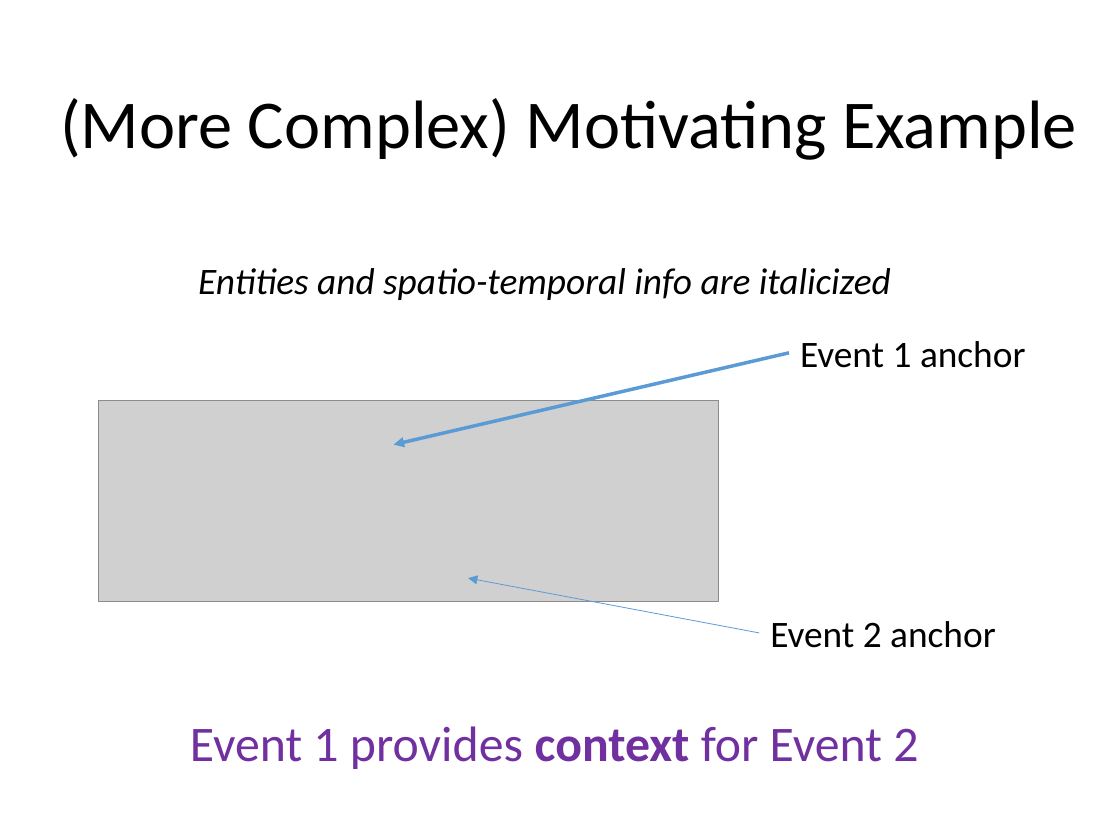
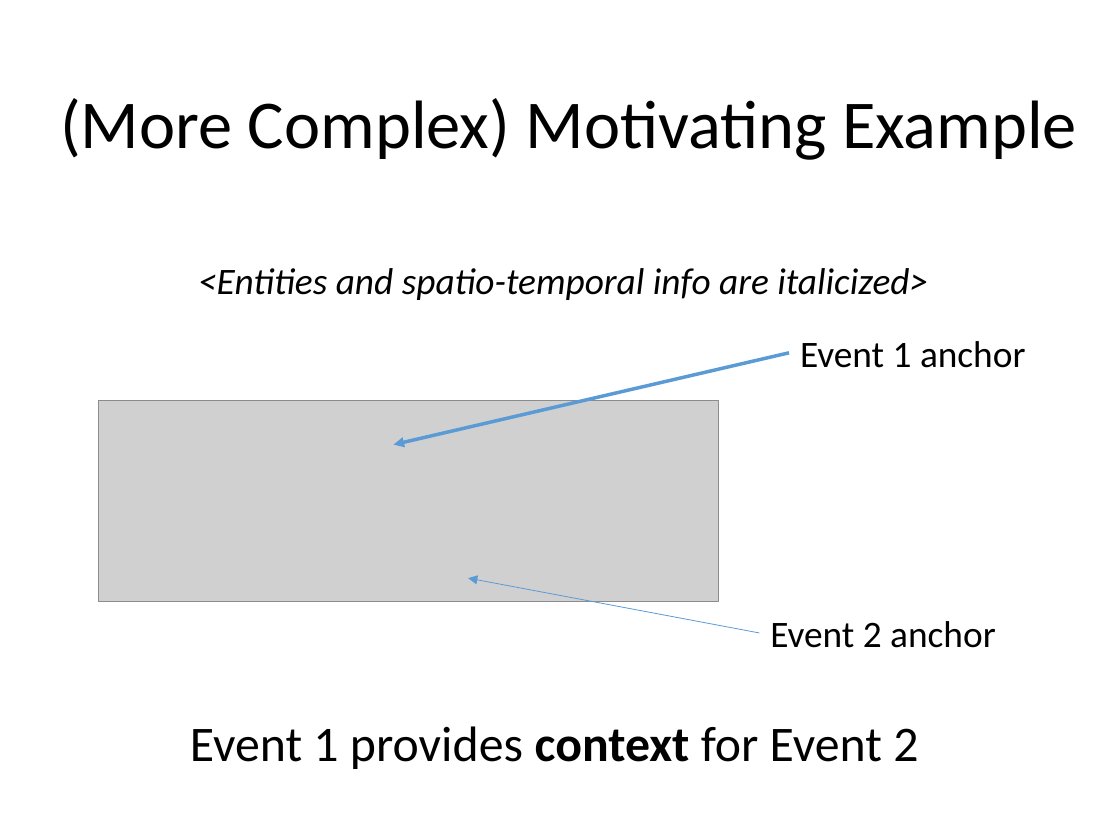
Before and after one commit to evhart/smasac-tutorial, a slide deck: slide 3 of slides/pptx/5-event-extraction.pptx. Drawn at 1120x840 pixels with LibreOffice and Linux fonts; fonts in the diff are those of the drawing; grey boxes stand for pictures. Boxes give left, top, right and bottom in pixels: in the first picture for what was removed or moved away, otherwise in the second. Text is boxed around its words. In the diff, an @@ line names an element or a change of style, - is before the commit and + after.

Commit message:
some more changes to event extraction slides etc.

```diff
--- a/slides/pptx/5-event-extraction.pptx
+++ b/slides/pptx/5-event-extraction.pptx
@@ text at (198, 268, 928, 300): text changed @@
-Entities and spatio-temporal info are italicized
+<Entities and spatio-temporal info are italicized>
@@ text "Event 1 provides context for ..." at (190, 726, 918, 769): text colour #7030A0 to #000000 @@
```
Also in this commit, not shown: 6 other slides changed, 1 other file.
